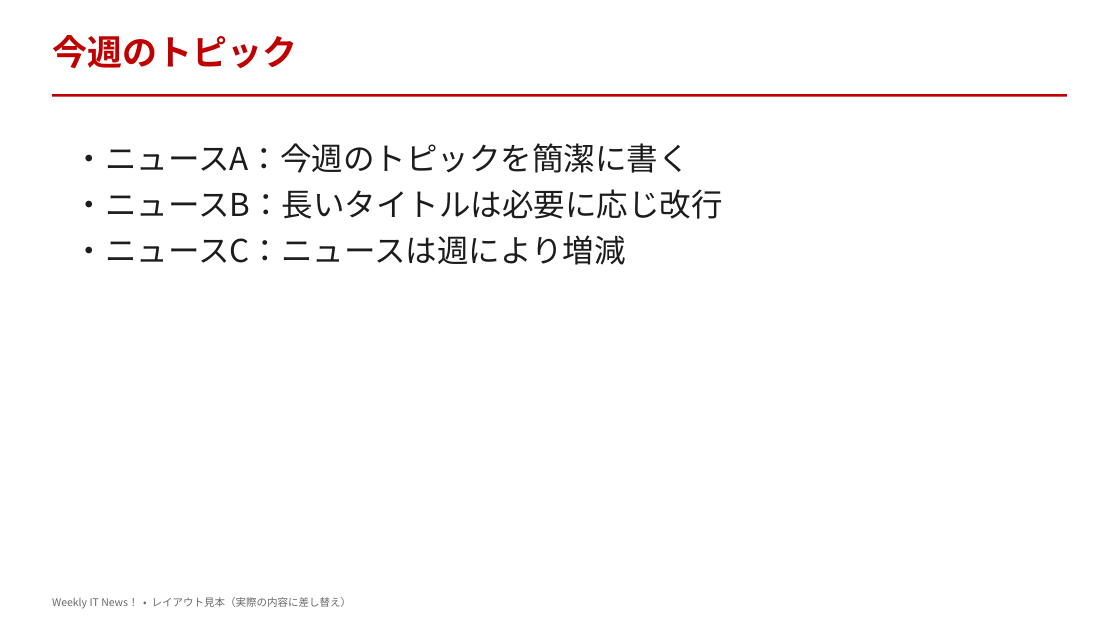
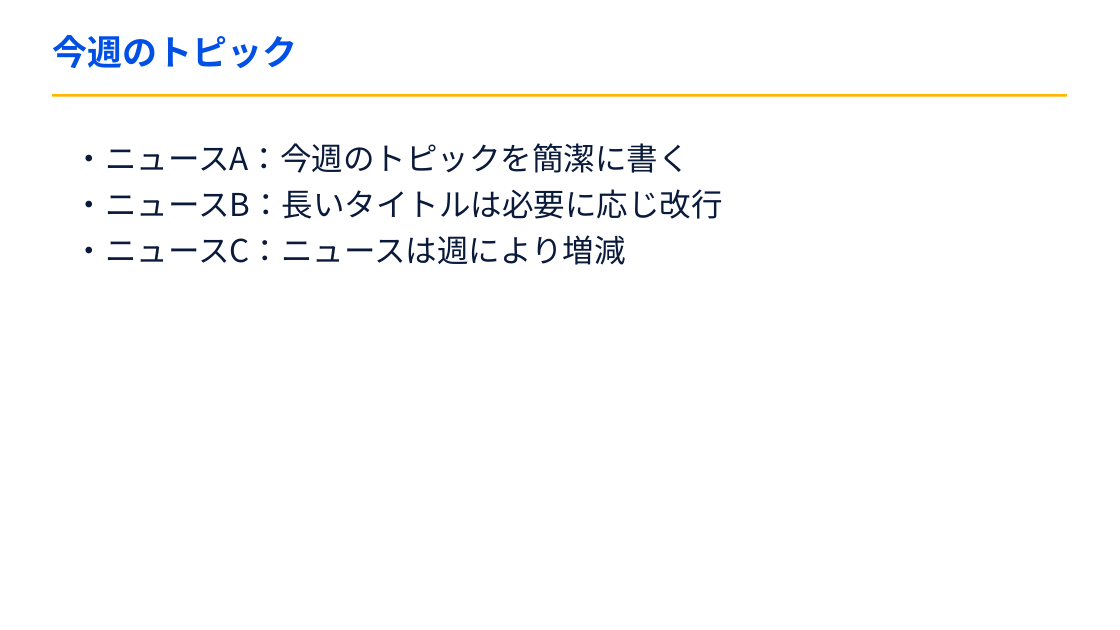
Before and after one commit to koduki/itnews-creator, a slide deck: slide 2 of assets/templates/weekly-it-news-design-template.pptx. Drawn at 1120x630 pixels with LibreOffice and Linux fonts; fonts in the diff are those of the drawing. Boxes give left, top, right and bottom in pixels: in the first picture for what was removed or moved away, otherwise in the second. Text is boxed around its words. In the diff, an @@ line names an element or a change of style, - is before the commit and + after.

Commit message:
feat(v0.9.5): replace 8-layout PowerPoint template and add per-story NEWS_TITLE dividers

```diff
--- a/assets/templates/weekly-it-news-design-template.pptx
+++ b/assets/templates/weekly-it-news-design-template.pptx
@@ text "今週のトピック" at (x1=52, y1=35, x2=297, y2=68): text colour #C00000 to #0050E6 @@
@@ rectangle at (x1=52, y1=94, x2=1067, y2=97): fill #C00000 to #FFB800 @@
@@ text "・ニュースA：今週のトピックを簡潔に書く" at (x1=74, y1=143, x2=723, y2=265): text colour #1C1C1C to #0A1A3A @@
@@ text removed at (x1=52, y1=597, x2=352, y2=609) @@
-Weekly IT News！ • レイアウト見本（実際の内容に差し替え）
```
Also in this commit, not shown: 6 other slides changed, 1 slide added, 13 other files.
